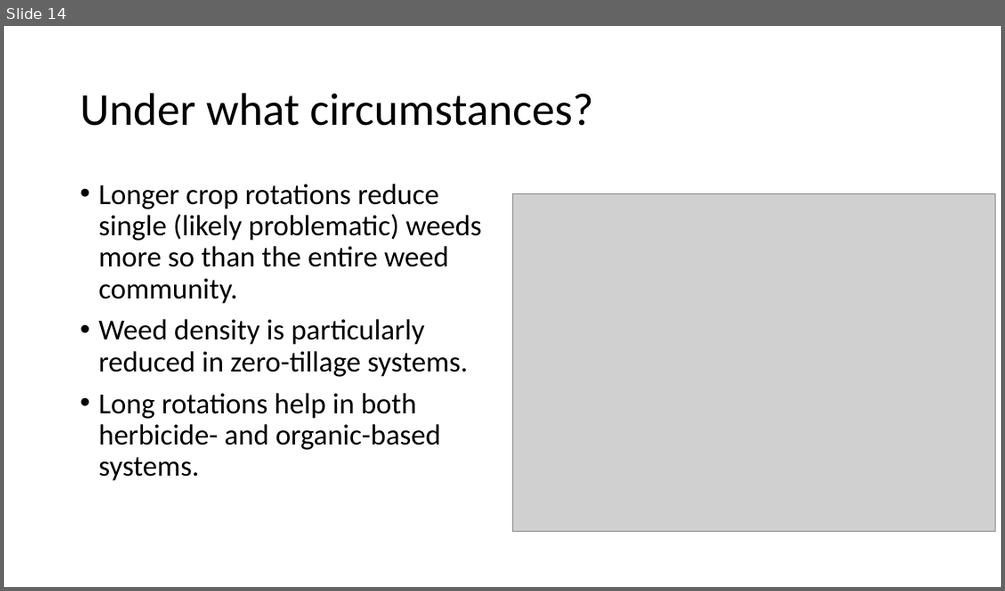
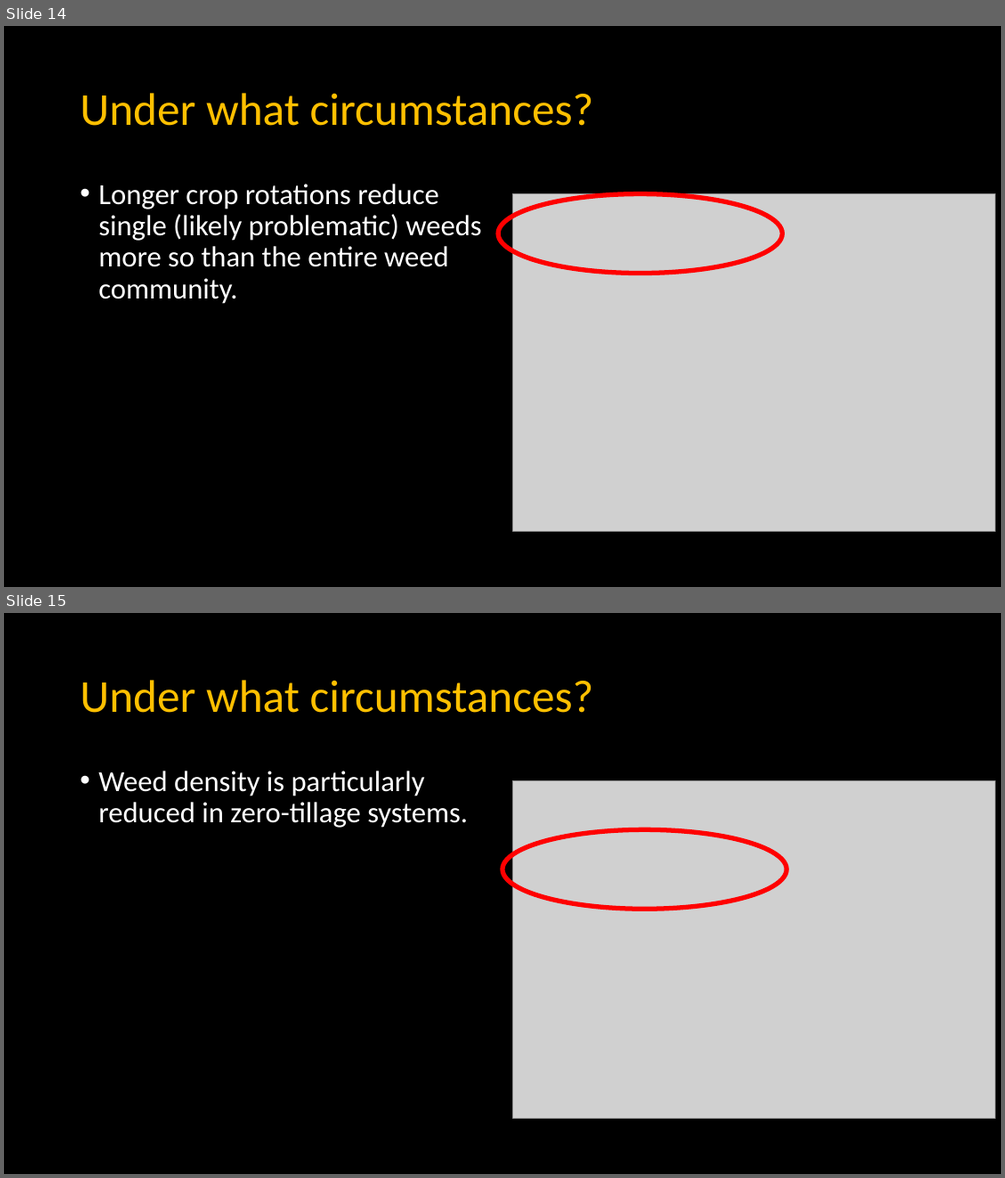
Before and after one commit to EEB698-F2018/analysis-outline-vanichols, a slide deck: Presentation_v1.pptx. Shown one above the other, each under a label of ours: slide 14 before the commit, slides 14 and 15 after it. The pictures are 1005x591 and 1005x1178 pixels, drawn with LibreOffice and Linux fonts; fonts in the diff are those of the drawing; grey boxes stand for pictures. Boxes give left, top, right and bottom in pixels: in the first picture for what was removed or moved away, otherwise in the second. Text is boxed around its words. In the diff, an @@ line names an element or a change of style, - is before the commit and + after.

```diff
--- a/Presentation_v1.pptx
+++ b/Presentation_v1.pptx
@@ slide 15 added at (4, 613, 1001, 1174), background #000000 @@
@@ title added at (80, 680, 594, 713), 44 pt, text #FFC000 @@
+Under what circumstances?
@@ text added at (98, 771, 468, 827), 28 pt, text #FFFFFF @@
+• Weed density is particularly reduced in zero-tillage systems.
@@ picture added at (513, 781, 995, 1119) @@
@@ ellipse added at (502, 830, 787, 909), outline #FF0000 4.5 pt @@
@@ slide 14 changed as well @@
@@ background #FFFFFF to #000000 @@
@@ title "Under what circumstances?" at (80, 93, 594, 126): text colour #000000 to #FFC000 @@
@@ text "Longer crop rotations reduce single ..." at (98, 184, 481, 304): text colour #000000 to #FFFFFF @@
@@ ellipse added at (498, 194, 783, 273), outline #FF0000 4.5 pt @@
@@ text at (98, 319, 468, 481): paragraphs removed @@
-• Weed density is particularly reduced in zero-tillage systems.
-• Long rotations help in both herbicide- and organic-based systems.
```
Also in this commit, not shown: 14 other slides changed, 1 other slide added.
